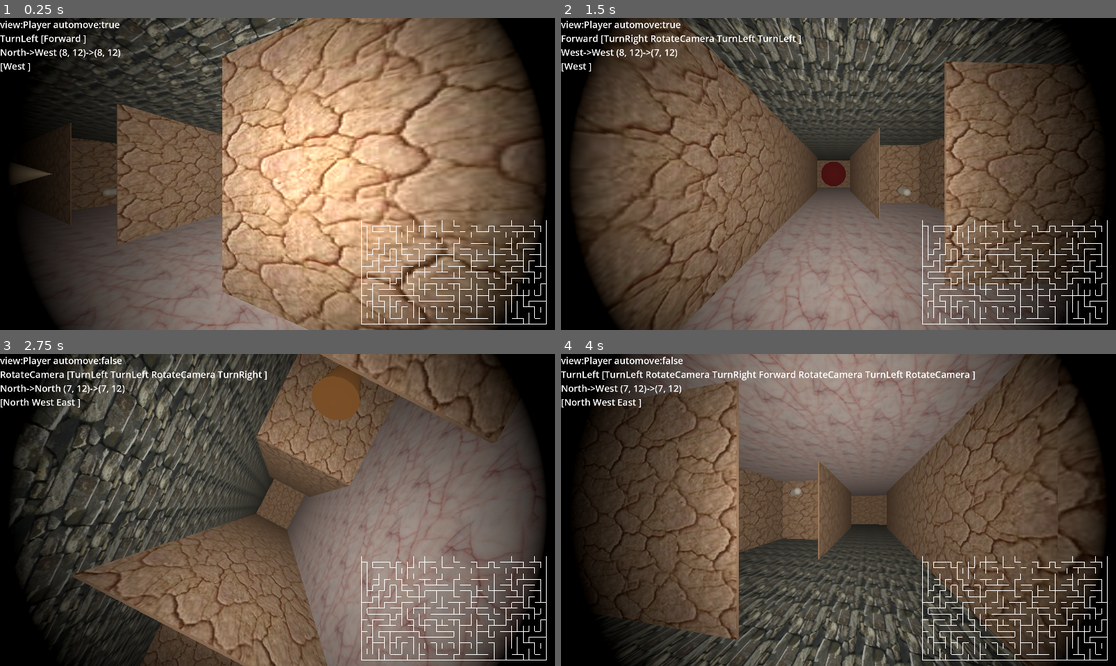
Above: before the commit, frames 1-4 (two rows, left to right).
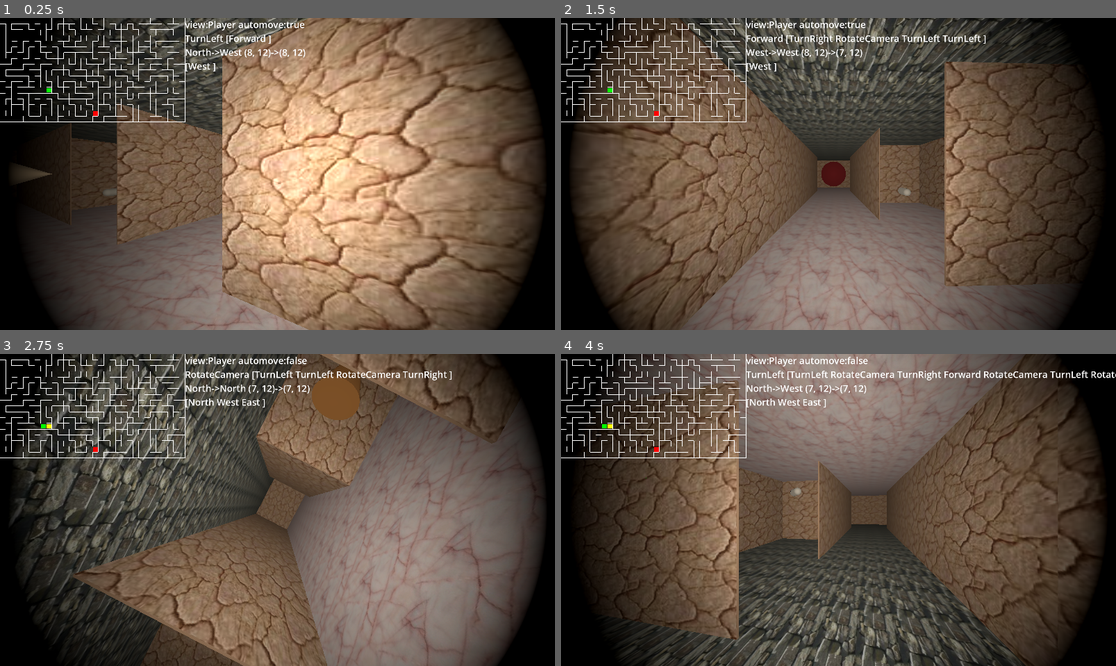
Above: after the commit, the same moments.

Repository: kasworld/gd4maze3d
Game: Godot game, scene res://main.tscn
Two runs of this game, one before a commit and one after it. Both use one fixed random seed, a clock stepped at 60 frames per second and the inputs below.
Inputs (mouse positions are in pixels of both pictures, inside the frame that each line leads up to):
- Up to frame 1 (0.25 s): no input
- Up to frame 2 (1.5 s): tap Enter at 0.5 s; move the mouse to (960, 158) at 0.52 s; hold Right 0.53-1.28 s; tap 1 at 0.6 s; click (960, 158) at 0.67 s; tap Space at 0.77 s; move the mouse to (727, 189) at 1.27 s; hold Down from 1.28 s (still down); tap 2 at 1.35 s
- Up to frame 3 (2.75 s): tap Space at 1.52 s; move the mouse to (333, 441) at 2.02 s; release Down at 2.03 s; hold Right from 2.03 s (still down); tap 3 at 2.1 s
- Up to frame 4 (4 s): move the mouse to (810, 572) at 2.77 s; release Right at 2.78 s; hold Up 2.78-3.53 s; tap 1 at 2.85 s; click (810, 572) at 2.92 s; tap Space at 3.02, 3.77 s; move the mouse to (1005, 556) at 3.52 s; hold Left from 3.53 s (still down); tap 2 at 3.6 s

The runs differ from the first frame. In frame 1, 3.5% of the frame differs, in the area x 0-99%, y 0-99%; in frame 2, 4.0%; in frame 3, 4.2%; in frame 4, 4.4%, in the area x 0-100%, y 0-99%.

Commit message:
add start,goal,player to minimap

Diff:
--- a/main.gd
+++ b/main.gd
@@ -23,10 +23,6 @@
 			storey.set_top_view(true)
 
 func _ready() -> void:
-	minimap = minimap_scene.instantiate()
-	add_child(minimap)
-	minimap.position = Vector2(1250,700)
-
 	for i in PlayerCount:
 		player_list.append(character_scene.instantiate())
 		add_child(player_list[i])
@@ -40,7 +36,14 @@
 	storey = storey_scene.instantiate()
 	add_child(storey)
 	storey.init(maze_size)
+
+	if minimap !=null:
+		minimap.queue_free()
+	minimap = minimap_scene.instantiate()
+	add_child(minimap)
 	minimap.init(storey)
+	$Label.position.x = minimap.get_width()
+
 	for i in PlayerCount:
 		if i == 0:
 			player_list[i].enter_storey(storey,false)
@@ -55,12 +58,14 @@
 		var pl = player_list[i]
 		var ani_dur = pl.get_ani_dur()
 		if pl.act_end(ani_dur): # true on act end
-			if i == 0 && storey.is_goal_pos(pl.pos_old):
-				start_new_maze()
-				return
-			if i == 0 && storey.is_capsule_pos(pl.pos_old) : # capsule encounter
-				pl.act_queue.push_back(Character.Act.RotateCamera)
-				storey.remove_capsule_at(pl.pos_old)
+			if i == 0:
+				if storey.is_goal_pos(pl.pos_old):
+					start_new_maze()
+					return
+				if storey.is_capsule_pos(pl.pos_old) : # capsule encounter
+					pl.act_queue.push_back(Character.Act.RotateCamera)
+					storey.remove_capsule_at(pl.pos_old)
+				minimap.move_player(pl.pos_old.x, pl.pos_old.y)
 		pl.ai_act()
 		if pl.start_new_act(): # new act start
 			ani_dur = 0
--- a/mini_map.gd
+++ b/mini_map.gd
@@ -4,24 +4,40 @@
 
 const Scale = 20
 
+var storey :Storey
+
+var player :Line2D
+
+func get_width()->int:
+	return storey.maze_size.x * Scale
+func get_height()->int:
+	return storey.maze_size.y * Scale
+
 func init(st :Storey)->void:
-	make_wall_by_maze(st)
+	storey = st
+	make_wall_by_maze()
+	add_point_at(storey.goal_pos.x,storey.goal_pos.y, Color.RED)
+	add_point_at(storey.start_pos.x,storey.start_pos.y, Color.YELLOW)
+	player = add_point_at(storey.start_pos.x,storey.start_pos.y, Color.GREEN)
 
-func make_wall_by_maze(st :Storey)->void:
-	var maze_size = st.maze_size
+func move_player(x:int, y:int)->void:
+	player.position = Vector2(x,y)*Scale
+
+func make_wall_by_maze()->void:
+	var maze_size = storey.maze_size
 	for y in maze_size.y:
 		for x in maze_size.x :
-			if not st.maze_cells.is_open_dir_at(x,y,Maze.Dir.North):
+			if not storey.maze_cells.is_open_dir_at(x,y,Maze.Dir.North):
 				add_wall_at( x , y , false)
-			if not st.maze_cells.is_open_dir_at(x,y,Maze.Dir.West):
+			if not storey.maze_cells.is_open_dir_at(x,y,Maze.Dir.West):
 				add_wall_at( x , y , true)
 
 	for x in maze_size.x :
-		if not st.maze_cells.is_open_dir_at(x,maze_size.y-1,Maze.Dir.South):
+		if not storey.maze_cells.is_open_dir_at(x,maze_size.y-1,Maze.Dir.South):
 			add_wall_at( x , maze_size.y , false)
 
 	for y in maze_size.y:
-		if not st.maze_cells.is_open_dir_at(maze_size.x-1,y,Maze.Dir.East):
+		if not storey.maze_cells.is_open_dir_at(maze_size.x-1,y,Maze.Dir.East):
 			add_wall_at( maze_size.x , y , true)
 
 func add_wall_at(x:int,y :int, face_x :bool)->void:
@@ -32,6 +48,13 @@
 		ln = new_line( 2, Color.WHITE, [Vector2(x,y)*Scale,Vector2(x+1,y)*Scale])
 	add_child(ln)
 
+# between wall
+func add_point_at(x:int,y :int, co:Color)->Line2D:
+	var ln = new_line(Scale*0.8 , co, [Vector2(0.1,0.5)*Scale,Vector2(0.9,0.5)*Scale] )
+	add_child(ln)
+	ln.position = Vector2(x,y)*Scale
+	return ln
+
 func new_line(w :float, co:Color, pos_list :PackedVector2Array)->Line2D:
 	var ln = Line2D.new()
 	ln.points = pos_list
